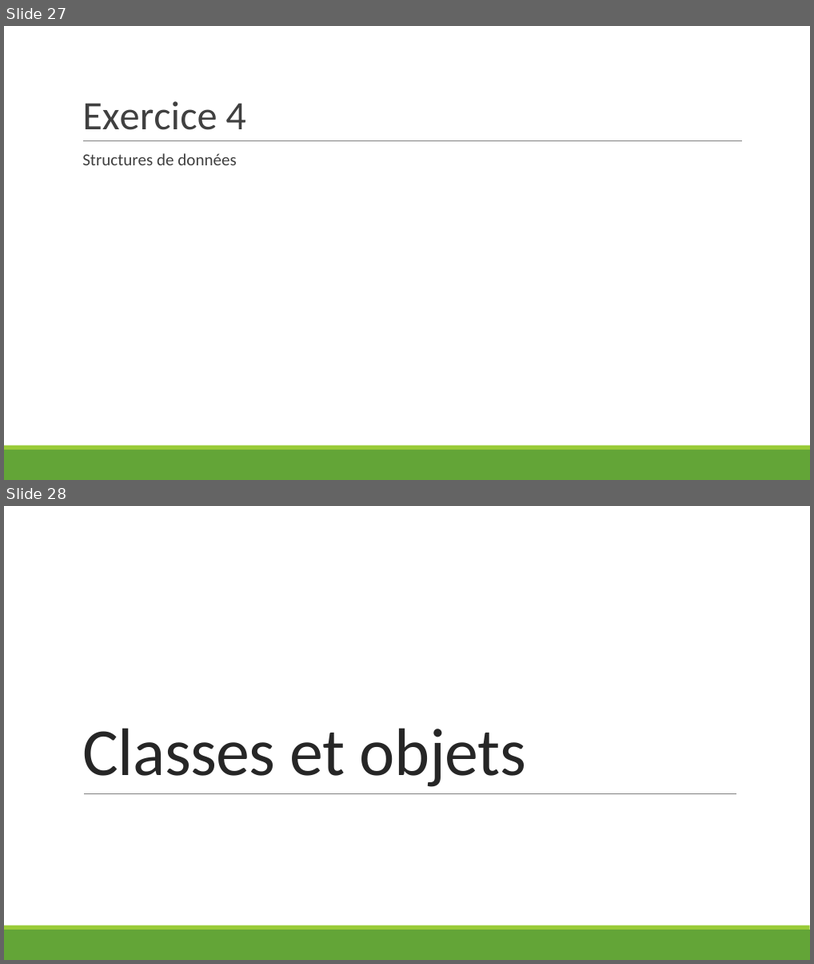
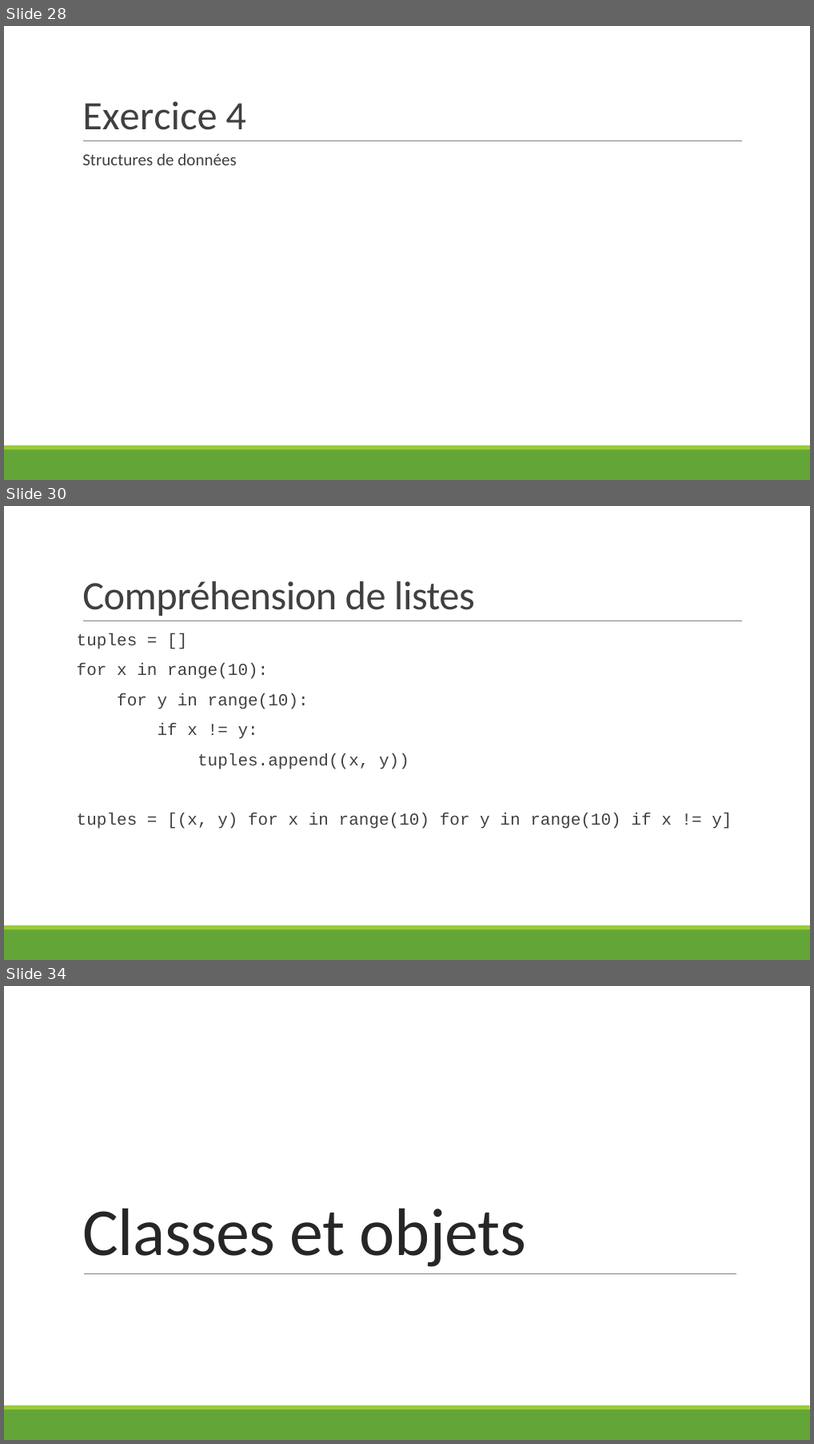
Before and after one commit to hermes-python-201910/courseware, a slide deck: slides.pptx. Shown one above the other, each under a label of ours: slides 27 and 28 before the commit, slides 28, 30 and 34 after it; the slides between them are not shown. The pictures are 814x964 and 814x1444 pixels, drawn with LibreOffice and Linux fonts; fonts in the diff are those of the drawing. Boxes give left, top, right and bottom in pixels: in the first picture for what was removed or moved away, otherwise in the second. Text is boxed around its words. In the diff, an @@ line names an element or a change of style, - is before the commit and + after.

```diff
--- a/slides.pptx
+++ b/slides.pptx
@@ slide 30 added at [4, 506, 810, 960], background #FFFFFF; not listed: 3 template elements that a slide beside it also shows @@
@@ title added at [82, 581, 475, 616], 48 pt, text #404040 @@
+Compréhension de listes
@@ text added at [77, 633, 732, 828], 20 pt, text #404040 @@
+tuples = []
+for x in range(10):
+for y in range(10):
+if x != y:
+tuples.append((x, y))
+tuples = [(x, y) for x in range(10) for y in range(10) if x != y]
@@ what was slide 27 is now slide 28 @@
@@ what was slide 28 is now slide 34 @@
```
Also in this commit, not shown: 5 other slides added.
